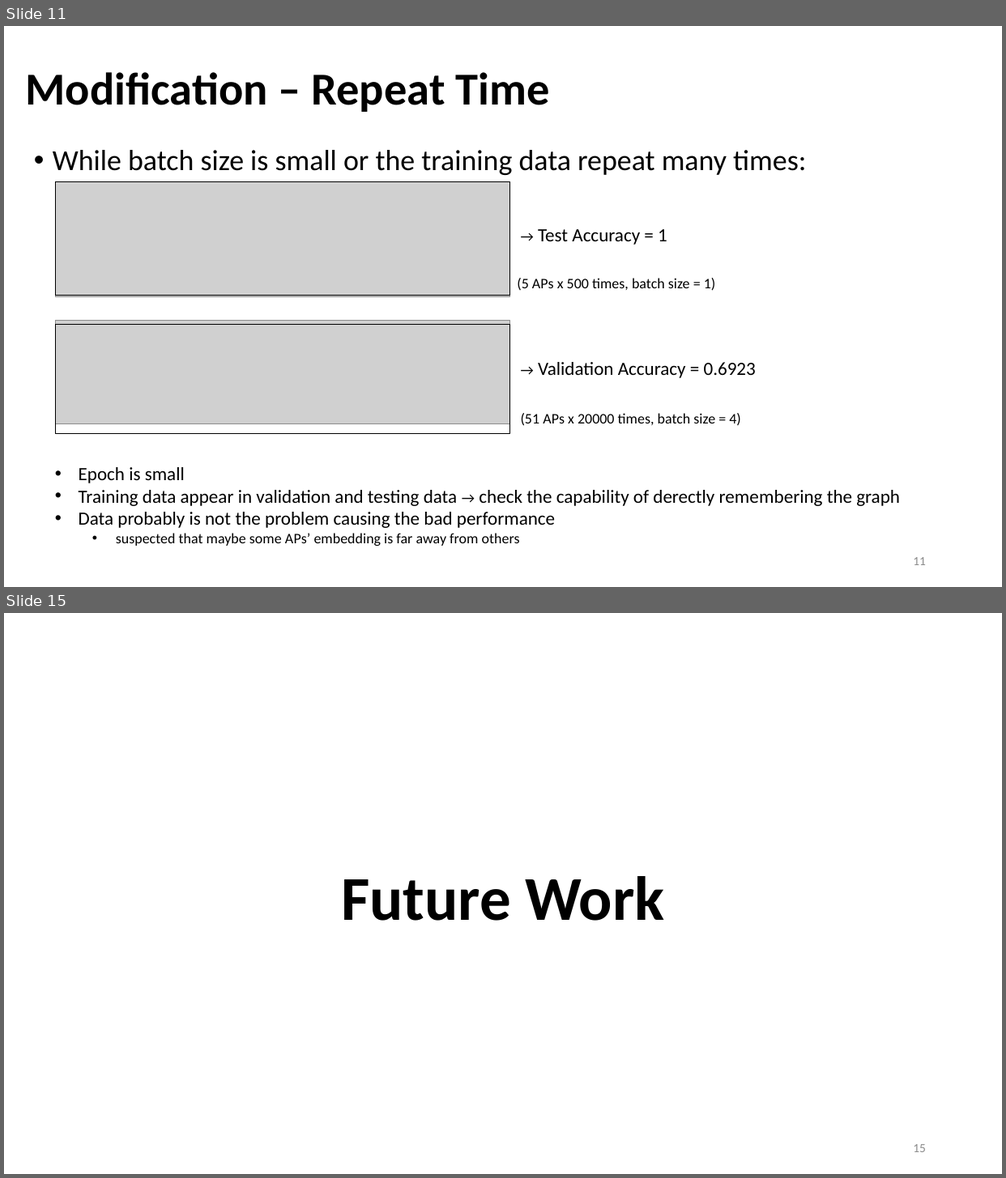
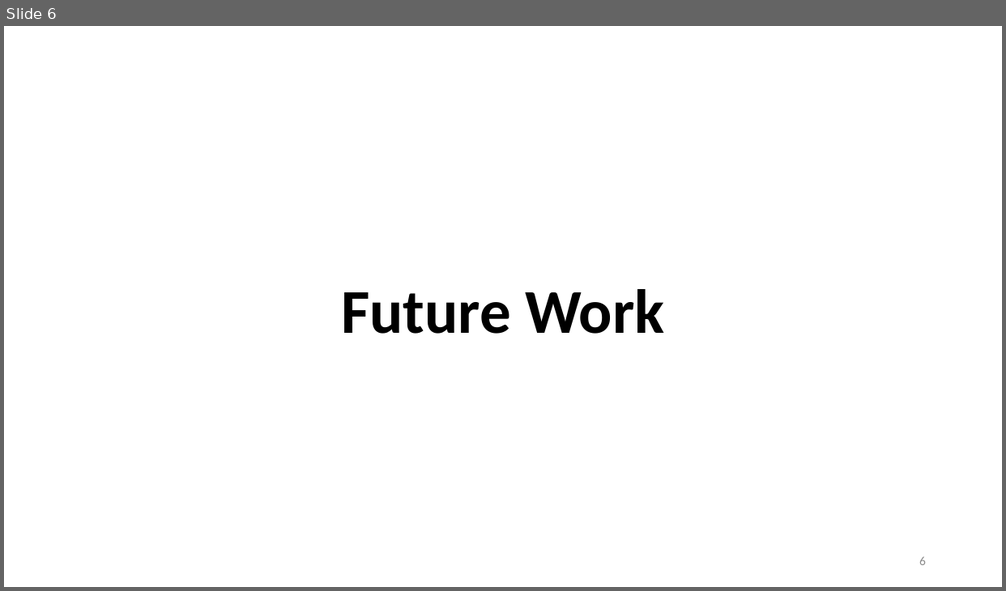
Before and after one commit to Bai1026/Intern-IIS, a slide deck: Meeting/Presentation_0823.pptx. Shown one above the other, each under a label of ours: slides 11 and 15 before the commit, slide 6 after it; the slides between them are not shown. The pictures are 1006x1178 and 1006x591 pixels, drawn with LibreOffice and Linux fonts; fonts in the diff are those of the drawing; grey boxes stand for pictures. Boxes give left, top, right and bottom in pixels: in the first picture for what was removed or moved away, otherwise in the second. Text is boxed around its words. In the diff, an @@ line names an element or a change of style, - is before the commit and + after.

```diff
--- a/Meeting/Presentation_0823.pptx
+++ b/Meeting/Presentation_0823.pptx
@@ slide 11 removed at box(4, 26, 1002, 587), background #FFFFFF @@
@@ title removed at box(26, 72, 549, 112) @@
-Modification – Repeat Time
@@ text removed at box(53, 150, 806, 175) @@
-• While batch size is small or the training data repeat many times:
@@ picture removed at box(55, 182, 509, 297) @@
@@ rectangle removed at box(55, 182, 509, 297) @@
@@ text removed at box(538, 229, 667, 245) @@
-→ Test Accuracy = 1
@@ text removed at box(517, 278, 716, 291) @@
-(5 APs x 500 times, batch size = 1)
@@ picture removed at box(55, 321, 509, 425) @@
@@ rectangle removed at box(55, 325, 509, 435) @@
@@ text removed at box(538, 362, 756, 378) @@
-→ Validation Accuracy = 0.6923
@@ text removed at box(521, 413, 741, 426) @@
-(51 APs x 20000 times, batch size = 4)
@@ text removed at box(79, 467, 900, 546) @@
-• Epoch is small
-• Training data appear in validation and testing data → check the capability of derectly remembering the graph
-• Data probably is not the problem causing the bad performance
-  • suspected that maybe some APs’ embedding is far away from others
@@ page number removed at box(913, 557, 926, 565) @@
-11
@@ what was slide 15 is now slide 6 @@
@@ page number at box(919, 557, 926, 565): text changed @@
-15
+6
```
Also in this commit, not shown: 3 slides changed, 1 slide added, 9 other slides removed, 2 other files.
